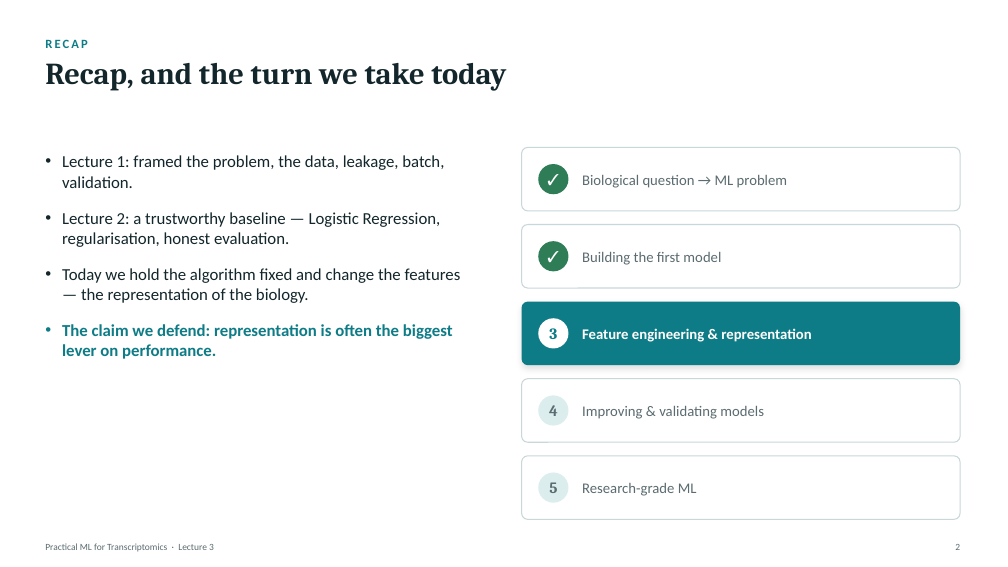
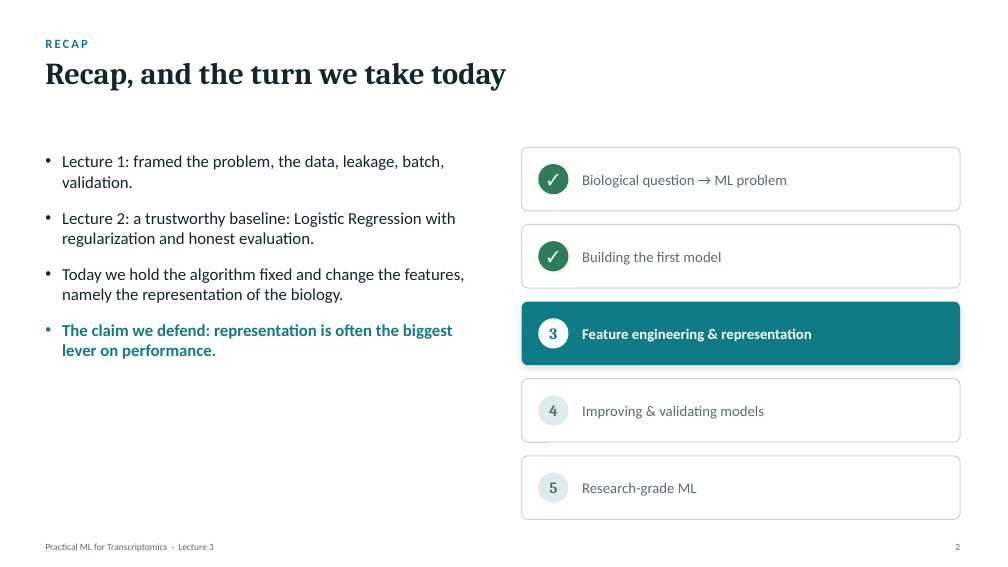
Before and after one commit to zhanyinx/ml26, a slide deck: slide 2 of lessons/lesson03_feature_engineering/theory/slides/Lecture3 - Feature Engineering and Biological Representation.pptx. Drawn at 1008x567 pixels with LibreOffice and Linux fonts; fonts in the diff are those of the drawing. Boxes give left, top, right and bottom in pixels: in the first picture for what was removed or moved away, otherwise in the second. Text is boxed around its words. In the diff, an @@ line names an element or a change of style, - is before the commit and + after.

```diff
--- a/lessons/lesson03_feature_engineering/theory/slides/Lecture3 - Feature Engineering and Biological Representation.pptx
+++ b/lessons/lesson03_feature_engineering/theory/slides/Lecture3 - Feature Engineering and Biological Representation.pptx
@@ text at (x1=62, y1=212, x2=465, y2=303): text changed @@
-• Lecture 2: a trustworthy baseline — Logistic Regression, regularisation, honest evaluation.
-• Today we hold the algorithm fixed and change the features — the representation of the biology.
+• Lecture 2: a trustworthy baseline: Logistic Regression with regularization and honest evaluation.
+• Today we hold the algorithm fixed and change the features, namely the representation of the biology.
```
Also in this commit, not shown: 20 other slides changed, 2 slides added, 7 slides removed.
